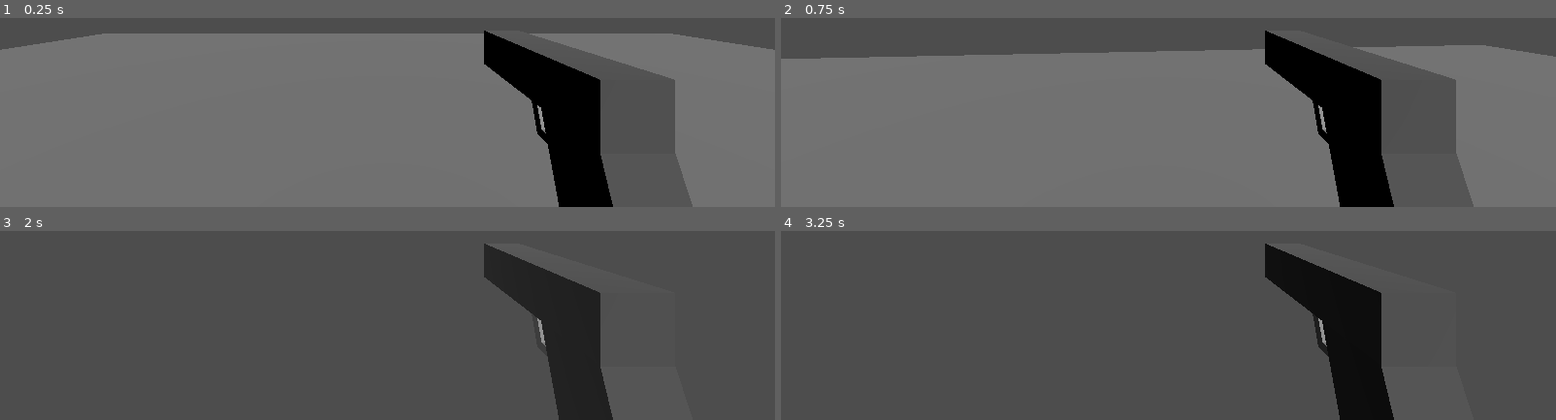
Above: before the commit, frames 1-4 (two rows, left to right).
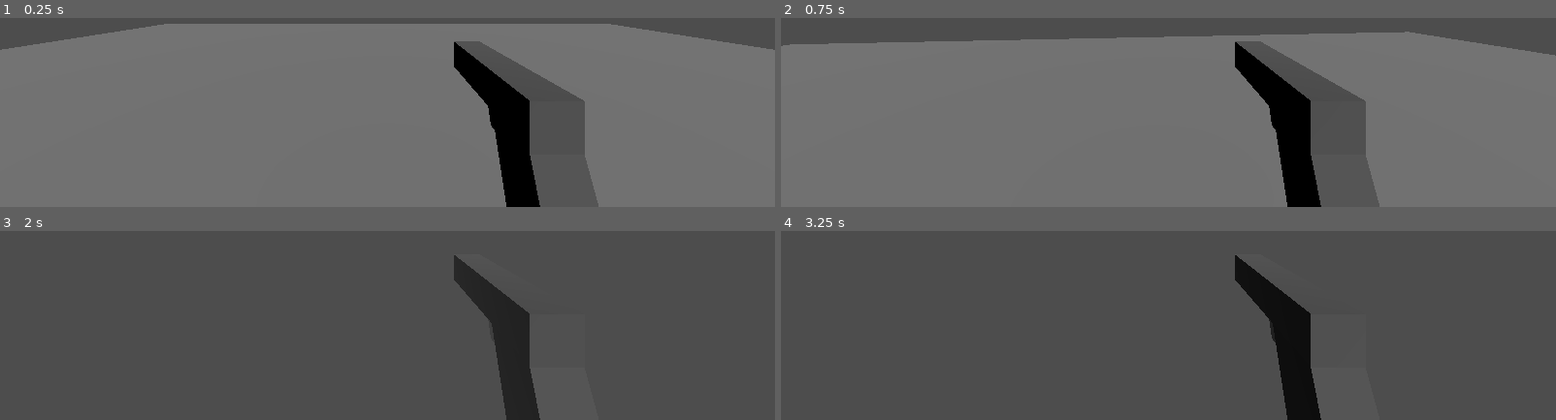
Above: after the commit, the same moments.

Repository: Brylieross/TreaZure
Game: Godot game, scene res://Scenes/game.tscn
Same seed, same stepped clock (60 frames per second), same inputs: the game is played once before the commit and once after it.
Inputs (mouse positions are in pixels of both pictures, inside the frame that each line leads up to):
- Up to frame 1 (0.25 s): no input
- Up to frame 2 (0.75 s): tap Enter at 0.5 s; move the mouse to (outside the picture) at 0.52 s; hold W (forward) from 0.53 s (still down); click (outside the picture) at 0.6 s
- Up to frame 3 (2 s): keep holding W (forward); tap Space (jump) at 0.77, 1.52 s; move the mouse to (outside the picture) at 1.27 s; click (outside the picture) at 1.35 s
- Up to frame 4 (3.25 s): keep holding W (forward); tap Space (jump) at 2, 3.02 s; move the mouse to (outside the picture) at 2.02 s; click (outside the picture) at 2.1 s; tap Enter at 2.75 s; move the mouse to (outside the picture) at 2.77 s; click (outside the picture) at 2.85 s

The runs differ from the first frame. In frame 1, 24% of the frame differs, in the area x 13-90%, y 3-100%; in frame 2, 26%, in the area x 0-100%, y 6-100%; in frame 3, 11%; in frame 4, 11%.

Commit message:
Commit 3
Added gun animations

Diff:
--- a/Scenes/game.tscn
+++ b/Scenes/game.tscn
@@ -41,6 +41,10 @@
 [node name="Camera3D" type="Camera3D" parent="Player"]
 transform = Transform3D(1, 0, 0, 0, 1, 0, 0, 0, 1, 0, 0.630462, 0)
 current = true
+fov = 90.0
 
-[node name="Gun" parent="Player/Camera3D" instance=ExtResource("2_7jgwl")]
-transform = Transform3D(1.31134e-08, -1.14641e-15, 0.3, -2.62268e-08, -0.3, 0, 0.3, -2.62268e-08, -1.31134e-08, 0.66231, -1.02239, -0.556686)
+[node name="Node3D" type="Node3D" parent="Player/Camera3D"]
+transform = Transform3D(1, 0, 0, 0, 1, 0, 0, 0, 1, 0.622633, -1.16715, -0.592053)
+
+[node name="Gun" parent="Player/Camera3D/Node3D" instance=ExtResource("2_7jgwl")]
+transform = Transform3D(1.31134e-08, -1.14641e-15, 0.3, -2.62268e-08, -0.3, 0, 0.3, -2.62268e-08, -1.31134e-08, 0, 0, 0)
--- a/Scenes/gun.tscn
+++ b/Scenes/gun.tscn
@@ -22,6 +22,20 @@
 
 [sub_resource type="Animation" id="Animation_emd4c"]
 resource_name = "Shoot"
+length = 0.1
+step = 0.01
+tracks/0/type = "value"
+tracks/0/imported = false
+tracks/0/enabled = true
+tracks/0/path = NodePath(".:position")
+tracks/0/interp = 1
+tracks/0/loop_wrap = true
+tracks/0/keys = {
+"times": PackedFloat32Array(0, 0.01, 0.1),
+"transitions": PackedFloat32Array(1, 1, 1),
+"update": 0,
+"values": [Vector3(0, 0, 0), Vector3(0, 0, 0.1), Vector3(0, 0, 0)]
+}
 
 [sub_resource type="AnimationLibrary" id="AnimationLibrary_t87gb"]
 _data = {
@@ -50,3 +64,6 @@
 libraries = {
 "": SubResource("AnimationLibrary_t87gb")
 }
+
+[node name="RayCast3D" type="RayCast3D" parent="." index="6"]
+transform = Transform3D(2.19892e-07, 1, 0, -5.03053, 4.37114e-08, 0, 2.84217e-14, 0, -5.82249, -3.21469, -2.53399, -0.287812)
--- a/Scripts/Player.gd
+++ b/Scripts/Player.gd
@@ -5,6 +5,8 @@
 var target_velocity = Vector3.ZERO
 var gravity = ProjectSettings.get_setting("physics/3d/default_gravity")
 var mouse_sensitivity = 0.0015
+
+@onready var gun_anim = $Camera3D/Node3D/Gun/AnimationPlayer
 
 func _physics_process(delta):
 	velocity.y += -gravity * delta
@@ -17,8 +19,15 @@
 	if is_on_floor() and Input.is_action_just_pressed("jump"):
 		velocity.y = jump_speed
 
+
+	if Input.is_action_just_pressed("shoot"):
+		if !gun_anim.is_playing():
+			gun_anim.play("Shoot")
+
+
 func _ready():
 		Input.mouse_mode = Input.MOUSE_MODE_CAPTURED
+
 
 func _input(event):
 	if event is InputEventMouseMotion and Input.mouse_mode == Input.MOUSE_MODE_CAPTURED:
--- a/project.godot
+++ b/project.godot
@@ -46,6 +46,11 @@
 "events": [Object(InputEventKey,"resource_local_to_scene":false,"resource_name":"","device":-1,"window_id":0,"alt_pressed":false,"shift_pressed":false,"ctrl_pressed":false,"meta_pressed":false,"pressed":false,"keycode":0,"physical_keycode":32,"key_label":0,"unicode":32,"echo":false,"script":null)
 ]
 }
+shoot={
+"deadzone": 0.5,
+"events": [Object(InputEventMouseButton,"resource_local_to_scene":false,"resource_name":"","device":-1,"window_id":0,"alt_pressed":false,"shift_pressed":false,"ctrl_pressed":false,"meta_pressed":false,"button_mask":0,"position":Vector2(0, 0),"global_position":Vector2(0, 0),"factor":1.0,"button_index":1,"canceled":false,"pressed":false,"double_click":false,"script":null)
+]
+}
 
 [physics]
 
